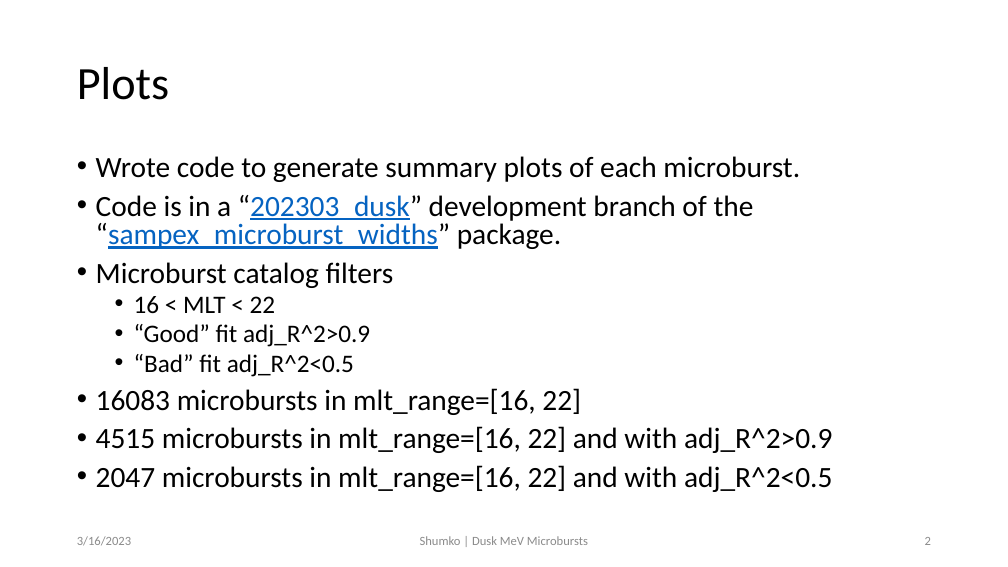
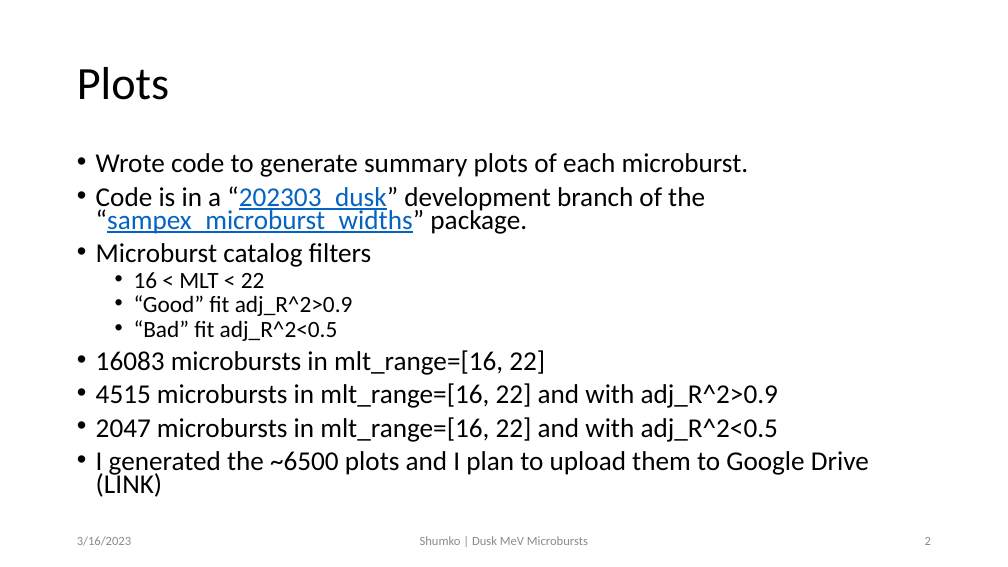
Before and after one commit to mshumko/sampex_microburst_widths, a slide deck: slide 2 of reports/20230316_dusk_microbursts.pptx. Drawn at 1008x567 pixels with LibreOffice and Linux fonts; fonts in the diff are those of the drawing. Boxes give left, top, right and bottom in pixels: in the first picture for what was removed or moved away, otherwise in the second. Text is boxed around its words. In the diff, an @@ line names an element or a change of style, - is before the commit and + after.

```diff
--- a/reports/20230316_dusk_microbursts.pptx
+++ b/reports/20230316_dusk_microbursts.pptx
@@ text at [96,153,778,442]: size 28 to 25.9 pt in "Wrote code to generate summary plots of ...", "Code is in a “202303_dusk” development branch ...", "Microburst catalog filters", "16083 microbursts in mlt_range=[16, 22]" and 2 more places; size 24 to 22.2 pt in "16 < MLT < 22", "“Good” fit adj_R^2>0.9", "“Bad” fit adj_R^2<0.5"; line spacing 0.8 to 0.7 @@
@@ text at [96,451,869,497]: paragraph added @@
+• I generated the ~6500 plots and I plan to upload them to Google Drive (LINK)
```
Also in this commit, not shown: 1 other slide changed, 1 other file.
